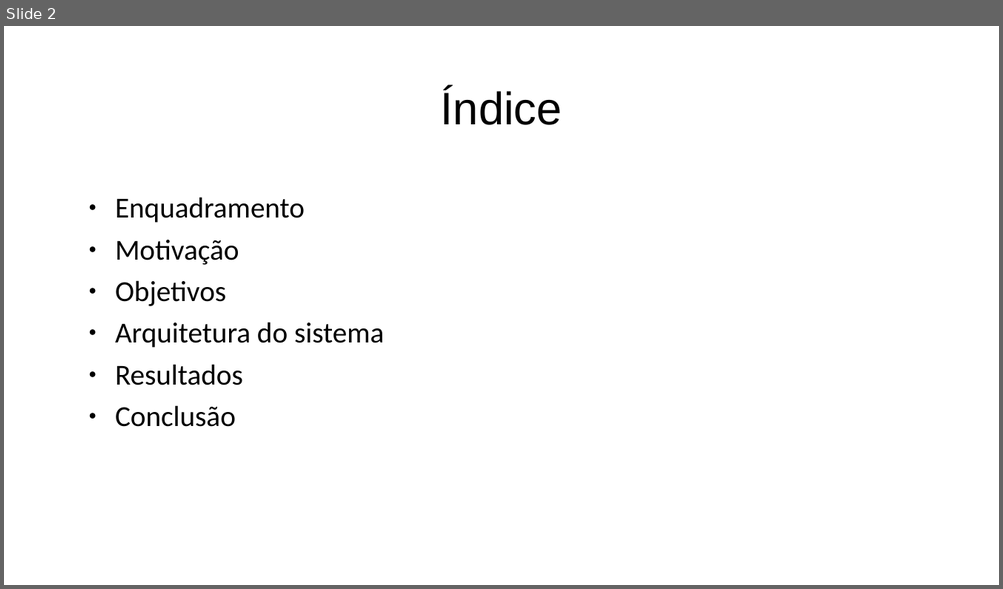
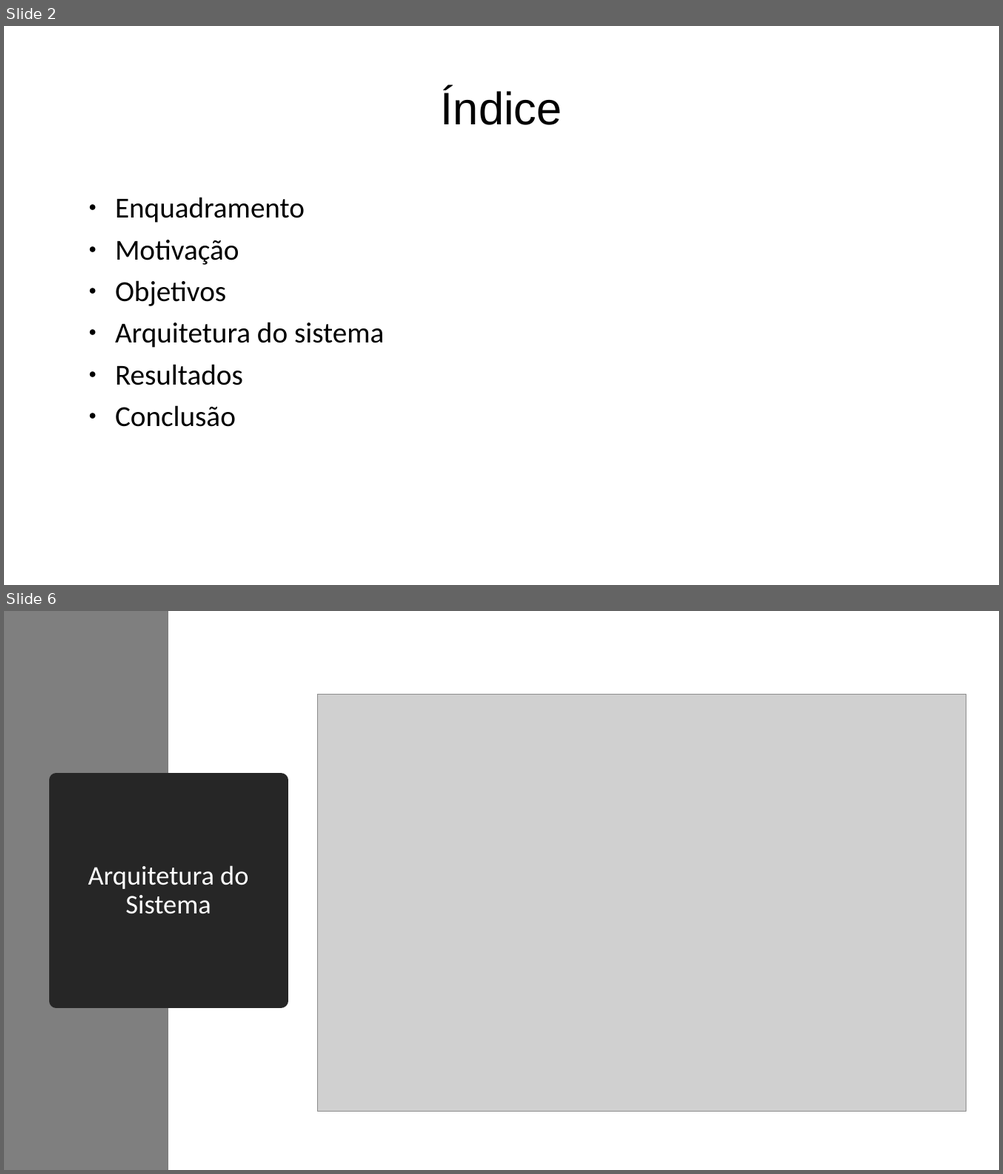
Before and after one commit to BrunoCarvalho017/LEI, a slide deck: Apresentacao/apr1.pptx. Shown one above the other, each under a label of ours: slide 2 before the commit, slides 2 and 6 after it; the slides between them are not shown. The pictures are 1003x589 and 1003x1174 pixels, drawn with LibreOffice and Linux fonts; fonts in the diff are those of the drawing; grey boxes stand for pictures. Boxes give left, top, right and bottom in pixels: in the first picture for what was removed or moved away, otherwise in the second. Text is boxed around its words. In the diff, an @@ line names an element or a change of style, - is before the commit and + after.

```diff
--- a/Apresentacao/apr1.pptx
+++ b/Apresentacao/apr1.pptx
@@ slide 6 added at (4, 611, 999, 1170), background #4472C4 @@
@@ rectangle added at (4, 611, 999, 1170), fill #FFFFFF @@
@@ rectangle added at (4, 611, 168, 1170), fill #7F7F7F @@
@@ picture added at (317, 695, 966, 1112) @@
@@ title added at (57, 780, 281, 1001), fill #262626, outline #262626 13.75 pt, 26 pt, text #FFFFFF @@
+Arquitetura do Sistema
```
Also in this commit, not shown: 1 slide changed, 8 other slides added.
